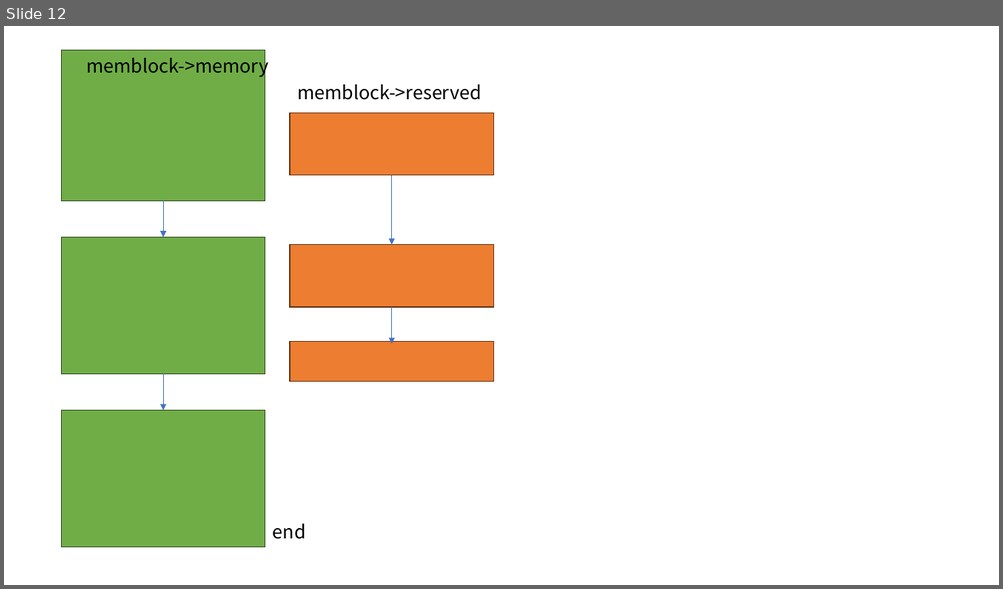
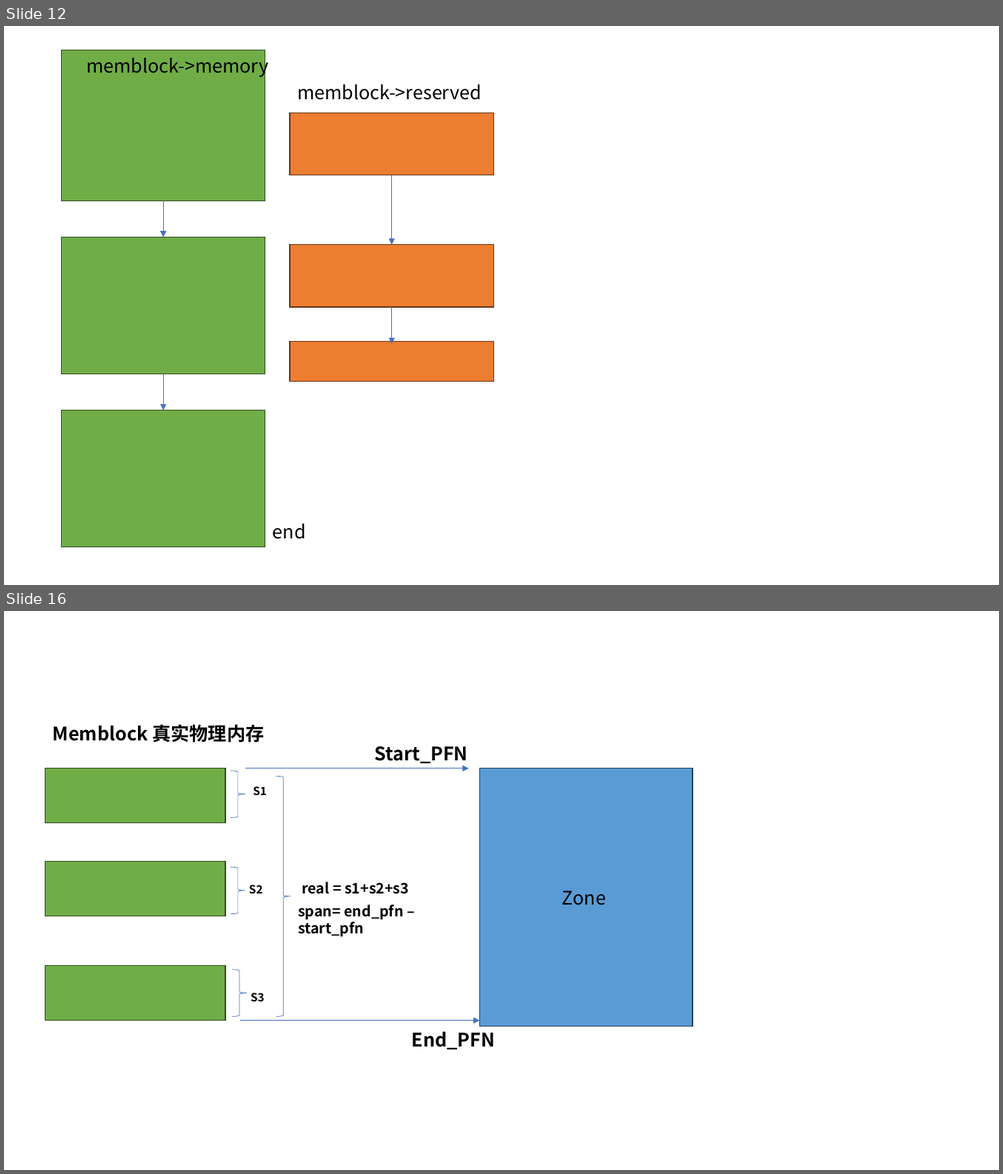
Before and after one commit to guoweikang/Linux-book, a slide deck: docs/debug/ppt/ftrace.pptx. Shown one above the other, each under a label of ours: slide 12 before the commit, slides 12 and 16 after it; the slides between them are not shown. The pictures are 1003x589 and 1003x1174 pixels, drawn with LibreOffice and Linux fonts; fonts in the diff are those of the drawing. Boxes give left, top, right and bottom in pixels: in the first picture for what was removed or moved away, otherwise in the second. Text is boxed around its words. In the diff, an @@ line names an element or a change of style, - is before the commit and + after.

```diff
--- a/docs/debug/ppt/ftrace.pptx
+++ b/docs/debug/ppt/ftrace.pptx
@@ slide 16 added at [4,611,999,1170], background #FFFFFF @@
@@ text added at [53,724,264,743], 18 pt, text #000000, bold @@
+Memblock 真实物理内存
@@ text added at [375,746,468,763], 18 pt, text #000000, bold @@
+Start_PFN
@@ rectangle added at [45,769,225,823], fill #70AD47, outline #314C1F 1 pt @@
@@ right brace added at [231,771,246,817], outline #4472C4 0.5 pt @@
@@ arrow added from (245, 769) to (469, 769), #4472C4 0.5 pt @@
@@ text added at [253,786,267,795], 11 pt, text #000000, bold @@
+S1
@@ right brace added at [276,776,291,1017], outline #4472C4 0.5 pt @@
@@ rectangle added at [479,769,692,1027], fill #5B9BD5, outline #28445D 1 pt, 18 pt, text #000000 @@
+Zone
@@ rectangle added at [45,862,225,916], fill #70AD47, outline #314C1F 1 pt @@
@@ right brace added at [231,867,246,914], outline #4472C4 0.5 pt @@
@@ text added at [249,885,263,894], 11 pt, text #000000, bold @@
+S2
@@ text added at [301,882,409,894], 14 pt, text #000000, bold @@
+real = s1+s2+s3
@@ text added at [298,905,403,937], 14 pt, text #000000, bold @@
+span= end_pfn – start_pfn
@@ rectangle added at [45,966,225,1021], fill #70AD47, outline #314C1F 1 pt @@
@@ right brace added at [233,970,247,1017], outline #4472C4 0.5 pt @@
@@ text added at [250,993,264,1002], 11 pt, text #000000, bold @@
+S3
@@ arrow added from (240, 1021) to (479, 1021), #4472C4 0.5 pt @@
@@ text added at [412,1032,495,1050], 18 pt, text #000000, bold @@
+End_PFN
```
Also in this commit, not shown: 14 other slides added, 12 other files.
